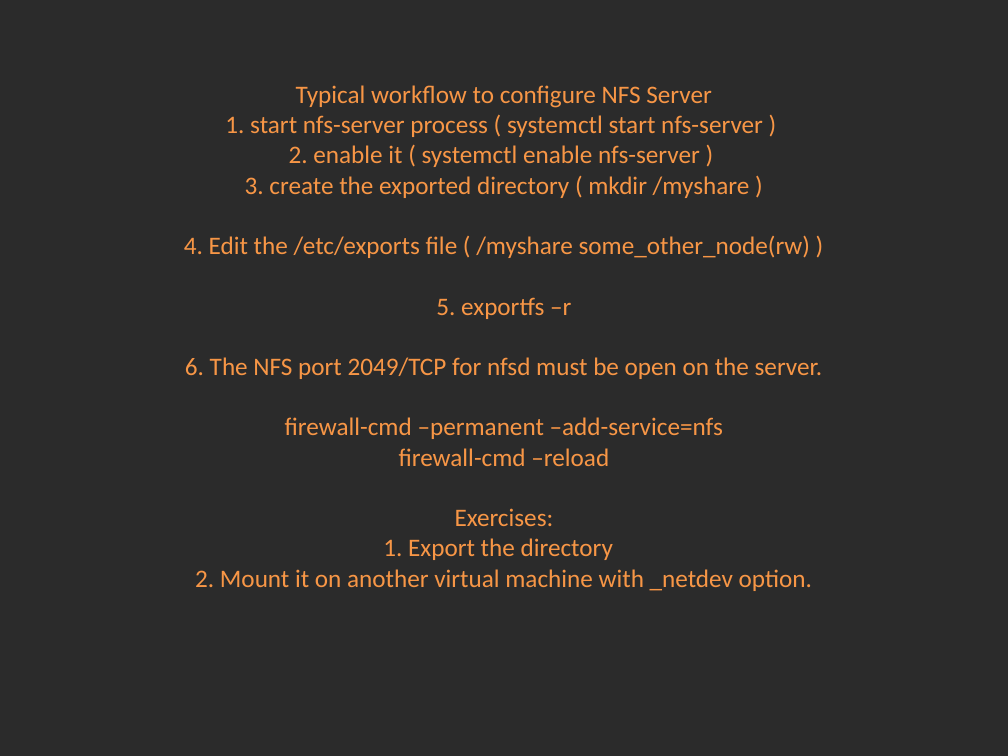
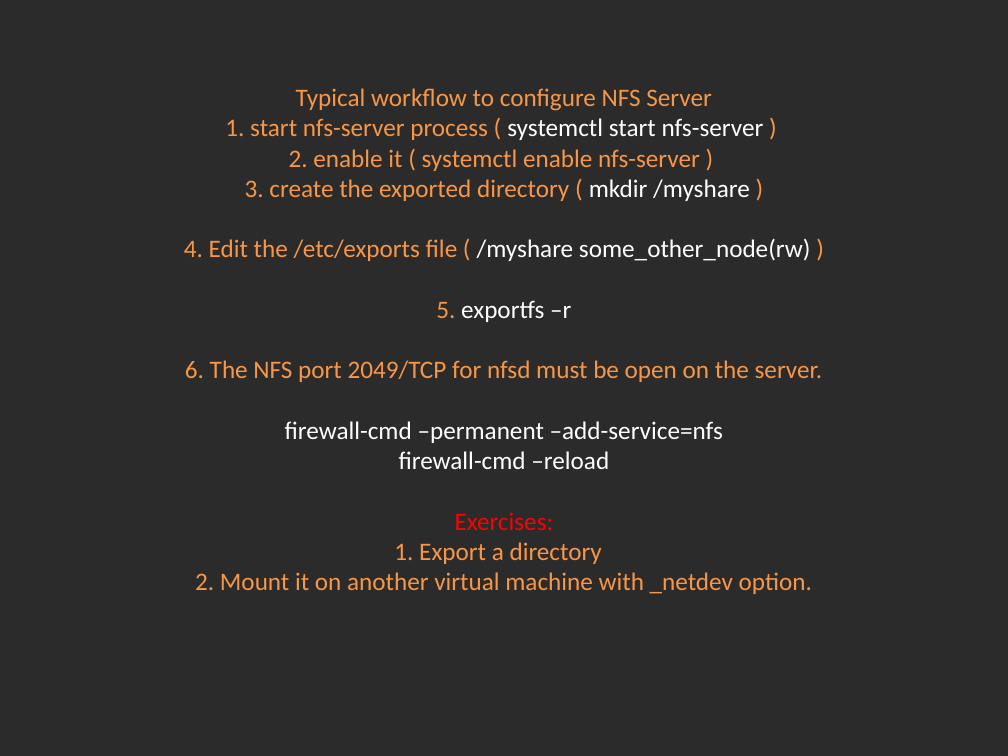
Before and after one commit to Academy-Soft-Intellect/Linux-Course, a slide deck: slide 7 of 12.SSH_NFS_SAMBA/12-SSH_NFS_SAMBA.pptx. Drawn at 1008x756 pixels with LibreOffice and Linux fonts; fonts in the diff are those of the drawing; background and template pictures are left out; a plain dark background stands for a picture behind light text. Boxes give left, top, right and bottom in pixels: in the first picture for what was removed or moved away, otherwise in the second. Text is boxed around its words. In the diff, an @@ line names an element or a change of style, - is before the commit and + after.

Commit message:
Fixing presentation typos and colors.

```diff
--- a/12.SSH_NFS_SAMBA/12-SSH_NFS_SAMBA.pptx
+++ b/12.SSH_NFS_SAMBA/12-SSH_NFS_SAMBA.pptx
@@ title at box(184, 88, 823, 594): text changed @@
-Typical workflow to configure NFS Server
-1. start nfs-server process ( systemctl start nfs-server )
-2. enable it ( systemctl enable nfs-server )
-3. create the exported directory ( mkdir /myshare )
-4. Edit the /etc/exports file ( /myshare some_other_node(rw) )
-5. exportfs –r
-6. The NFS port 2049/TCP for nfsd must be open on the server.
-firewall-cmd –permanent –add-service=nfs
-firewall-cmd –reload
-Exercises:
-1. Export the directory
-2. Mount it on another virtual machine with _netdev option.
+Typical workflow to configure NFS Server
+1. start nfs-server process ( systemctl start nfs-server )
+2. enable it ( systemctl enable nfs-server )
+3. create the exported directory ( mkdir /myshare )
+4. Edit the /etc/exports file ( /myshare some_other_node(rw) )
+5. exportfs –r
+6. The NFS port 2049/TCP for nfsd must be open on the server.
+firewall-cmd –permanent –add-service=nfs
+firewall-cmd –reload
+Exercises:
+1. Export a directory
+2. Mount it on another virtual machine with _netdev option.
```
Also in this commit, not shown: 7 other slides changed, 1 slide removed, 2 other files.
